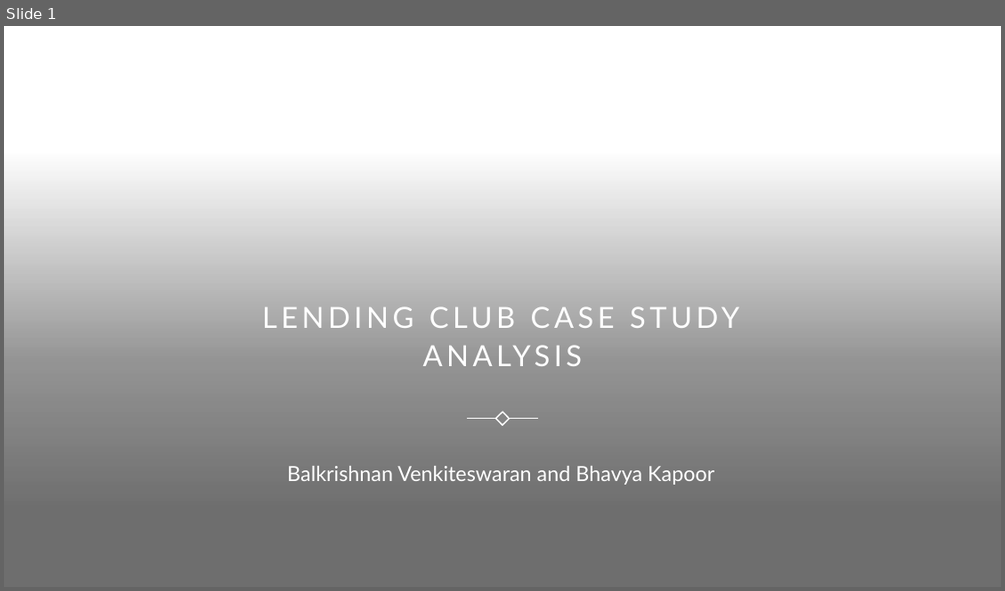
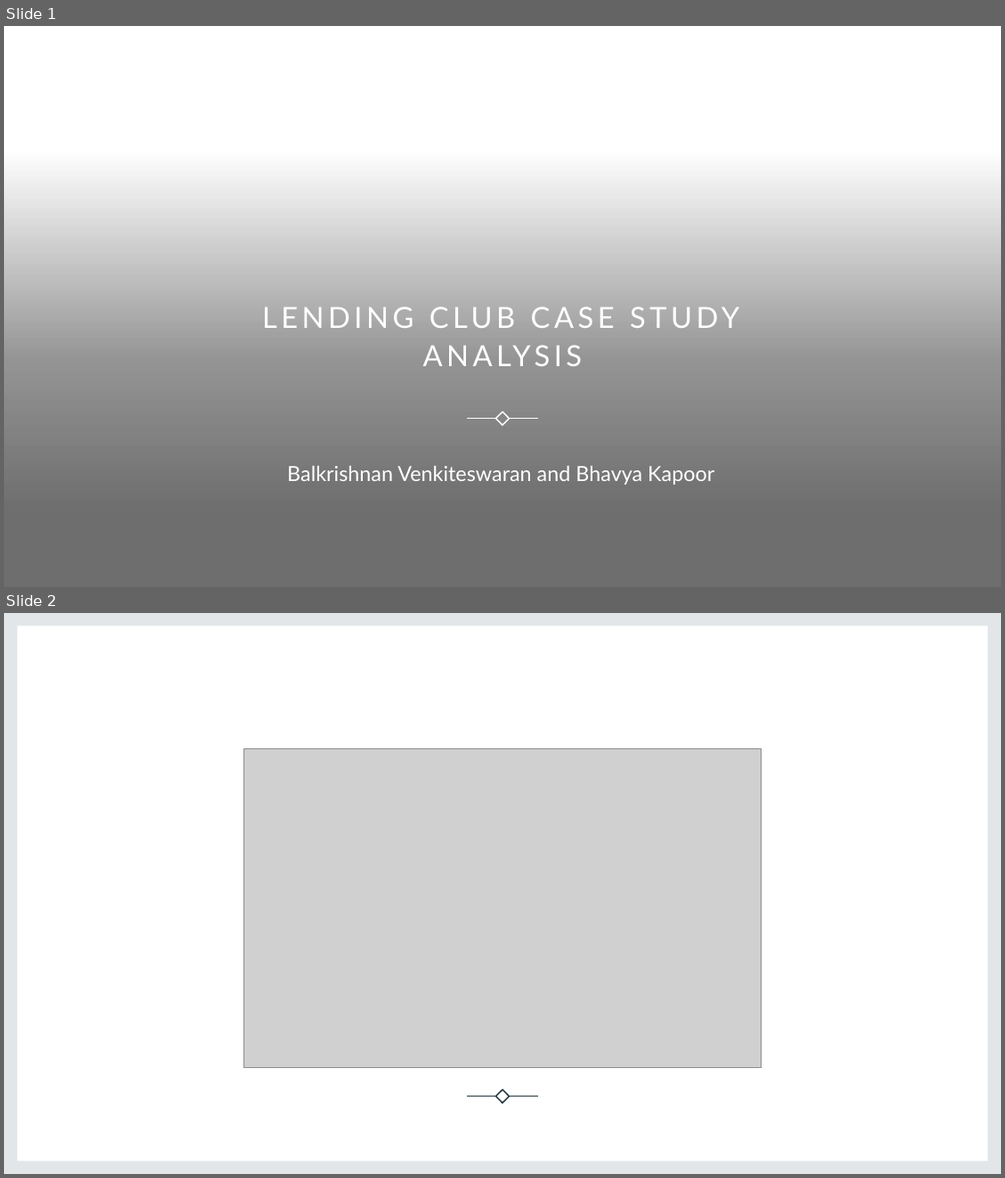
Before and after one commit to balkrishnan/LendingClubCase_upGrad_BalkrishnanV_BhavyaK, a slide deck: BalkrishnanV_and_BhavyaK_LendingClubCaseStudy.pptx. Shown one above the other, each under a label of ours: slide 1 before the commit, slides 1 and 2 after it. The pictures are 1005x591 and 1005x1178 pixels, drawn with LibreOffice and Linux fonts; fonts in the diff are those of the drawing; grey boxes stand for pictures; background and template pictures are left out; a plain dark background stands for a picture behind light text. Boxes give left, top, right and bottom in pixels: in the first picture for what was removed or moved away, otherwise in the second. Text is boxed around its words. In the diff, an @@ line names an element or a change of style, - is before the commit and + after.

Commit message:
Commit: PPT and PDF modified

```diff
--- a/BalkrishnanV_and_BhavyaK_LendingClubCaseStudy.pptx
+++ b/BalkrishnanV_and_BhavyaK_LendingClubCaseStudy.pptx
@@ slide 2 added at box(4, 613, 1001, 1174), background #FFFFFF @@
@@ freeform shape added at box(4, 613, 1001, 1174), fill #E2E6E8 @@
@@ rectangle added at box(4, 613, 1001, 1174), fill #E2E6E8 @@
@@ rectangle added at box(17, 625, 988, 1161), fill #FFFFFF @@
@@ picture added at box(244, 748, 761, 1067) @@
@@ rectangle added at box(495, 1089, 510, 1103), outline #22363C 1.25 pt @@
@@ line added from (467, 1096) to (496, 1096), #22363C 1.25 pt @@
@@ line added from (510, 1096) to (538, 1096), #22363C 1.25 pt @@
```
Also in this commit, not shown: 25 other slides added, 3 slides removed, 1 other file.
